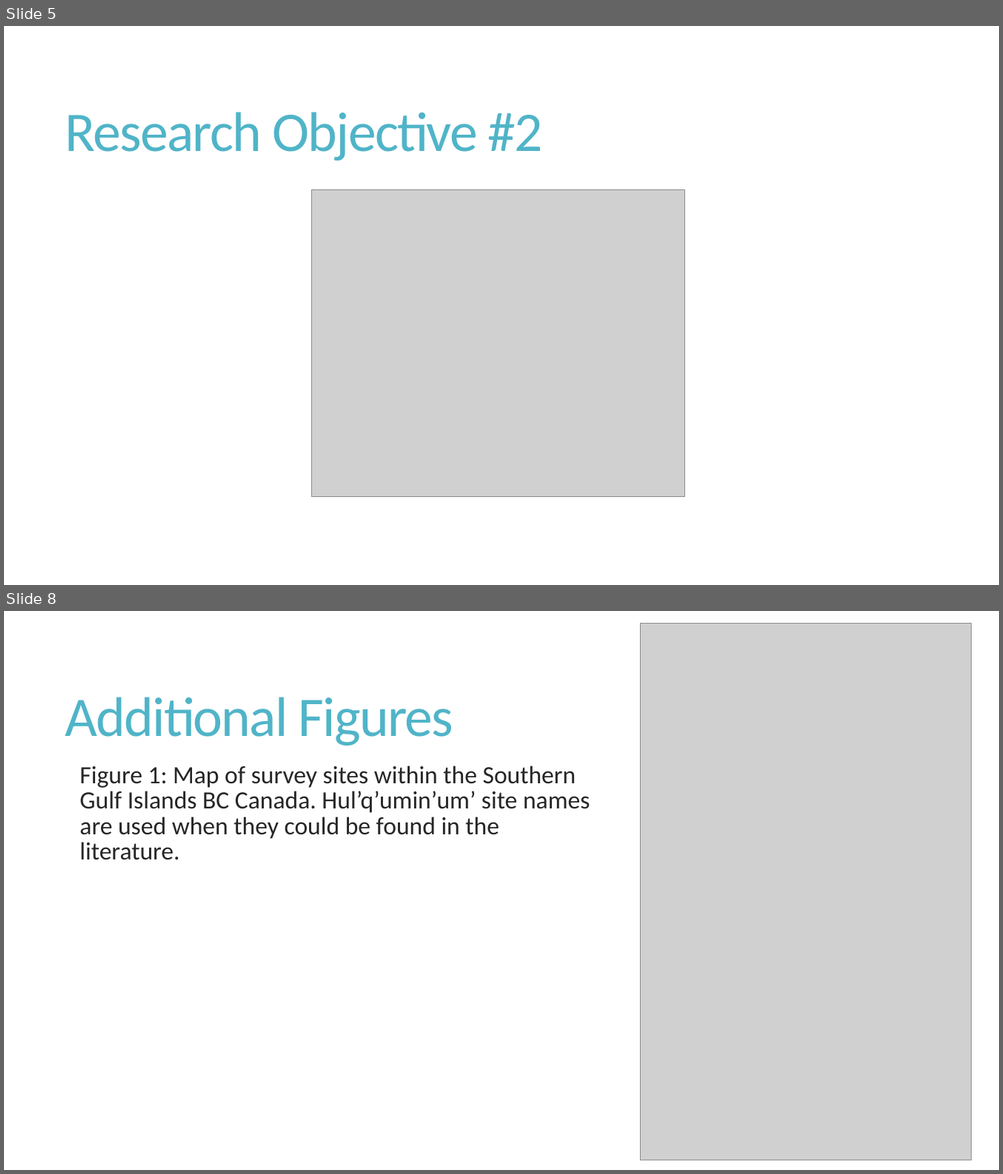
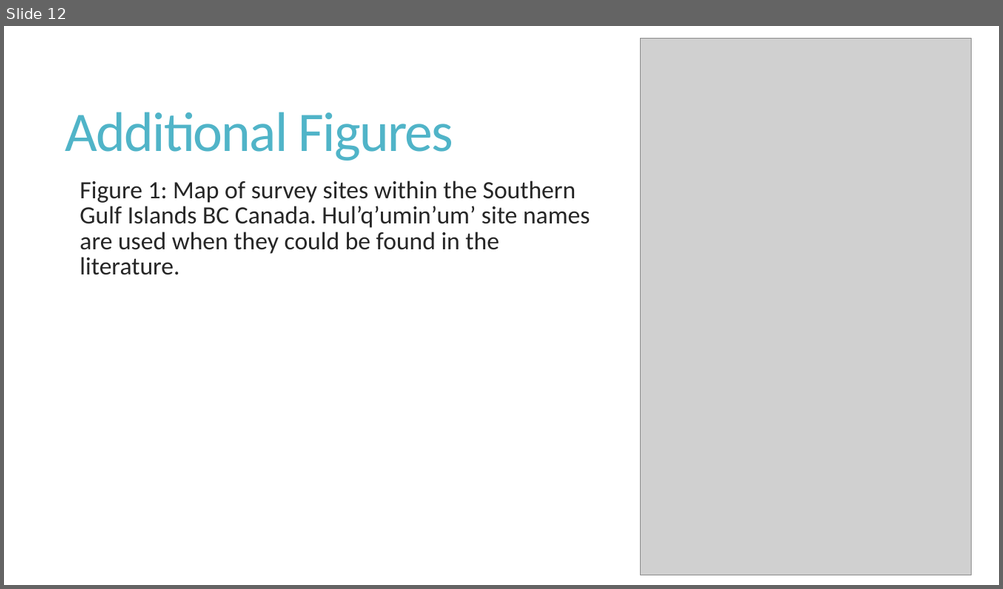
Before and after one commit to fionatfrancis/HiLo-Fish, a slide deck: HiLoAnalysisUpdate.pptx. Shown one above the other, each under a label of ours: slides 5 and 8 before the commit, slide 12 after it; the slides between them are not shown. The pictures are 1003x1174 and 1003x589 pixels, drawn with LibreOffice and Linux fonts; fonts in the diff are those of the drawing; grey boxes stand for pictures. Boxes give left, top, right and bottom in pixels: in the first picture for what was removed or moved away, otherwise in the second. Text is boxed around its words. In the diff, an @@ line names an element or a change of style, - is before the commit and + after.

Commit message:
updated figures

```diff
--- a/HiLoAnalysisUpdate.pptx
+++ b/HiLoAnalysisUpdate.pptx
@@ slide 5 removed at [4,26,999,585], background #FFFFFF @@
@@ title removed at [65,112,543,161] @@
-Research Objective #2
@@ picture removed at [311,190,685,497] @@
@@ what was slide 8 is now slide 12 @@
```
Also in this commit, not shown: 5 slides changed, 6 slides added, 1 other slide removed.
